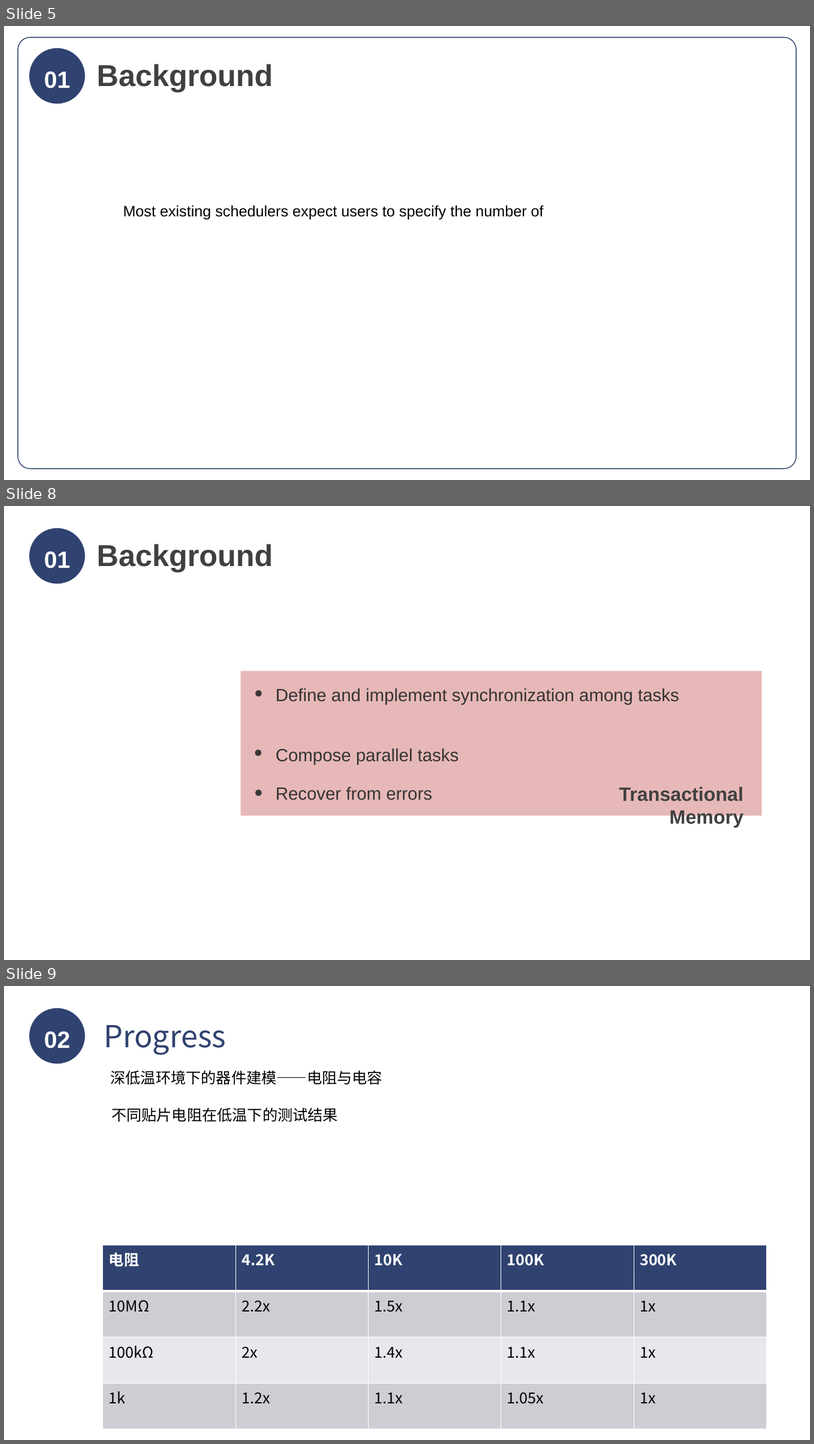
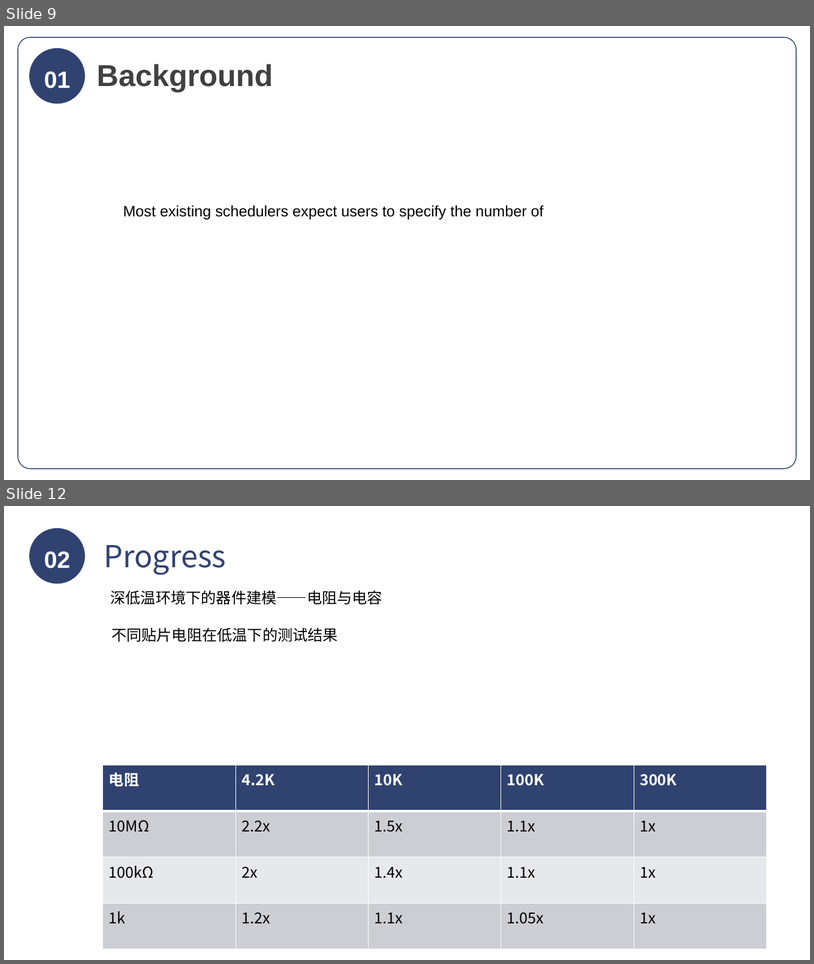
Before and after one commit to LukeLIN-web/distrubuted-ML-system, a slide deck: final report.pptx. Shown one above the other, each under a label of ours: slides 5, 8 and 9 before the commit, slides 9 and 12 after it; the slides between them are not shown. The pictures are 814x1444 and 814x964 pixels, drawn with LibreOffice and Linux fonts; fonts in the diff are those of the drawing. Boxes give left, top, right and bottom in pixels: in the first picture for what was removed or moved away, otherwise in the second. Text is boxed around its words. In the diff, an @@ line names an element or a change of style, - is before the commit and + after.

```diff
--- a/final report.pptx
+++ b/final report.pptx
@@ slide 8 removed at (x1=4, y1=506, x2=810, y2=960), background #FFFFFF @@
@@ ellipse removed at (x1=29, y1=528, x2=85, y2=584) @@
-01
@@ text removed at (x1=97, y1=544, x2=273, y2=572) @@
-Background
@@ rectangle removed at (x1=240, y1=671, x2=762, y2=816) @@
@@ ellipse removed at (x1=255, y1=690, x2=262, y2=696) @@
@@ text removed at (x1=276, y1=688, x2=680, y2=705) @@
-Define and implement synchronization among tasks
@@ ellipse removed at (x1=255, y1=749, x2=261, y2=755) @@
@@ text removed at (x1=276, y1=748, x2=459, y2=765) @@
-Compose parallel tasks
@@ ellipse removed at (x1=255, y1=789, x2=262, y2=795) @@
@@ text removed at (x1=276, y1=786, x2=432, y2=800) @@
-Recover from errors
@@ text removed at (x1=620, y1=786, x2=744, y2=828) @@
-Transactional Memory
@@ what was slide 5 is now slide 9 @@
@@ what was slide 9 is now slide 12 @@
```
Also in this commit, not shown: 2 slides changed, 5 slides added, 7 other slides removed, 9 other files.
